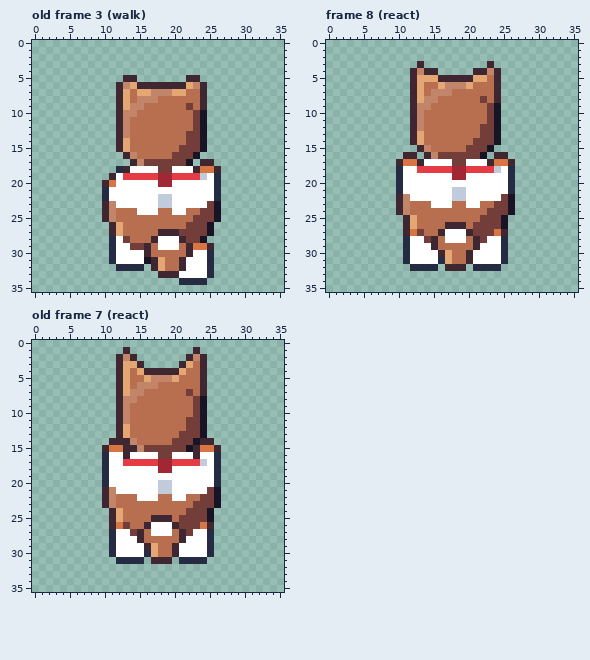
One commit to this pixel-art file: art/minis/dog-archie@75.aseprite. The picture above was drawn from the file before the commit.
36x36 pixels, 24 frames. Shown: old frame 3 (walk), frame 8 (react), old frame 7 (react). The commit also changed other frames, which this record leaves out.
The result:
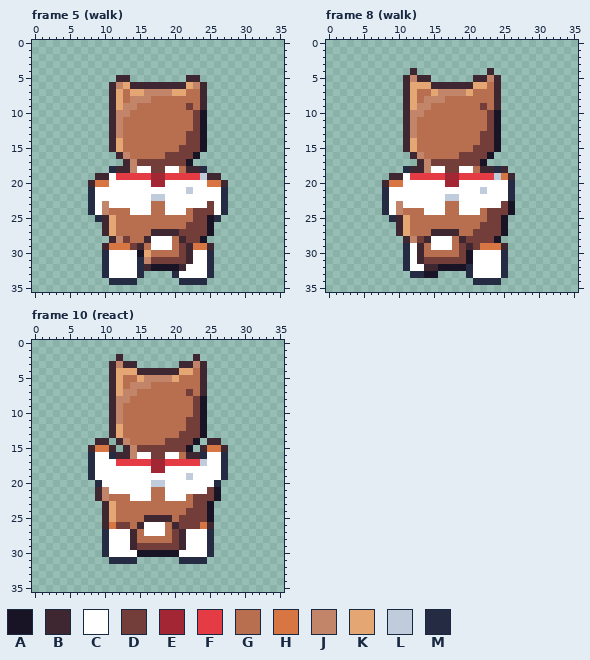
Palette (. is transparent): A #181425  B #3e2731  C #ffffff  D #733e39  E #a22633  F #e43b44  G #b86f50  H #d77643  J #c28569  K #e4a672  L #c0cbdc  M #262b44
A new or re-ordered frame is compared with the old frame closest to it.
The commit says: Clarify pack dog gait and reaction recovery
Edits made:
frames re-ordered
Changed rows in their new state; - is an unchanged pixel.
Frame 5 (walk) against old frame 3 (walk):
first column x 8:
 5 ----B-.-------------
 6 ---BJKB-------------
 7 ---BKGK-J-----------
 8 ---BKGJ--G----------
 9 ---BKJ-G------------
10 ---BJ-G-------------
11 ---BJG--------------
12 ---BJG--------------
13 ---BJG--------------
14 ---BKG--------------
15 ---BKG--------------
16 ----BJG----D--------
17 -----BJD--------..--
18 ---MB-J--D-C-GB-M..-
19 -BBCF----E-F-----BB-
20 BHHC-----E-C-----HHB
21 MCC-----------L---CM
22 MCC------L-C------CM
23 MCJC-----GGC------CM
24 MCJG--C--G-C---D--CM
25 -M-K-------------AM-
26 --BKG---------------
27 --BKG----B----------
28 ---BJ---BC--G-------
29 --BHHH-BGC--GD------
30 --MC---AK----D------
31 --MC---MJDDDDDB-----
32 --MCCCC-BAAAA-------
33 --MCCCCM--..M-------
34 ---MMMM-------------
Frame 8 (walk):
first column x 8:
 3 -----.---------.---
 4 -----...-----..B.--
 5 ---BJBB......BBJ---
 6 ---BK-KBBBBBBKK----
 7 ---BKG-K--JJK------
 8 ---BKG--J-----G----
 9 ---BK---------DGB--
10 ---BJ--------------
11 ---BJG-------------
12 ---BJG--------G----
13 ---BJG-------------
14 ---BKG-------G-----
15 ---BKGG-----G--DA--
16 ---.-JGGGGG---DA..-
17 --...-JDDD--DDA....
18 --.MBBJCCDDCCGBBMB.
19 -BB-FFFFFE-FFFFFLHB
20 BHH------EE--------
21 MCC-------CC--L----
22 MCCC-----L-C-----CM
23 MCJCCCC--G-C--CCC--
24 MCJG--CCC--CCC-----
25 -MBKG---------G----
26 --BKG----GGG-G-----
27 --BKGG-B-BBGG---DA-
28 ---BJDBCC-GBDD-DA.-
29 -----BGCCC-DBDHHHB-
30 -----BGGGG-DA------
31 -----BDDDDDDA------
32 ---MCCBBAAAAMCCCCM-
33 ----MMAA----MCCCCM-
34 -------------MMMM--
Frame 10 (react) against old frame 7 (react):
first column x 8:
 1 -----.---------.----
 2 -----..-------.B.---
 3 ---BJBB.------BJ----
 4 ---BK-KB------K-----
 5 ---BKG-KJ-----------
 6 ---BKGJ--G----------
 7 ---BKJ-G------------
 8 ---BJ-G-------------
 9 ---BJG--------------
10 ---BJG--------------
11 ---BJG--------------
12 ---BKG--------------
13 ---BKG--------------
14 -BB.-JG----D----.-B-
15 BHHB.-JD-------.B-HB
16 MCCMB-J--D-C-GB-M-CM
17 MCC-F----E-F------CM
18 MCC------E-C------CM
19 MCC-----------L---CM
20 -MC------L-C--------
21 -BJC-----GGC--------
22 -BJG--C--G-C---D----
23 ---K-------------A.-
24 --BKG---------------
25 --BKG---B-----------
26 --BHD--BC--G--------
27 --MC--BGC--GD-C-----
28 --MC--BG----D-------
29 --MC--BDDDDDDB------
30 --MC---AAAAAA-------
31 ---M---.-...--------
Pixel boxes of the changes (left, top, right, bottom) in both pictures:
changed: (88, 75, 228, 285)
changed: (382, 61, 515, 285)
changed: (88, 347, 228, 564)
